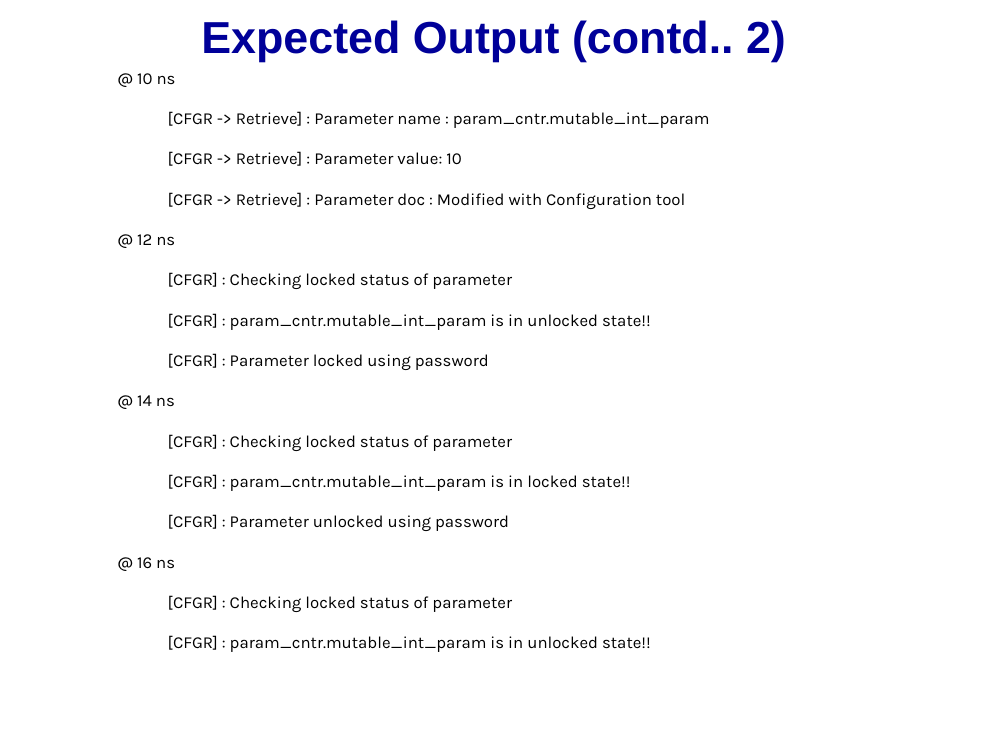
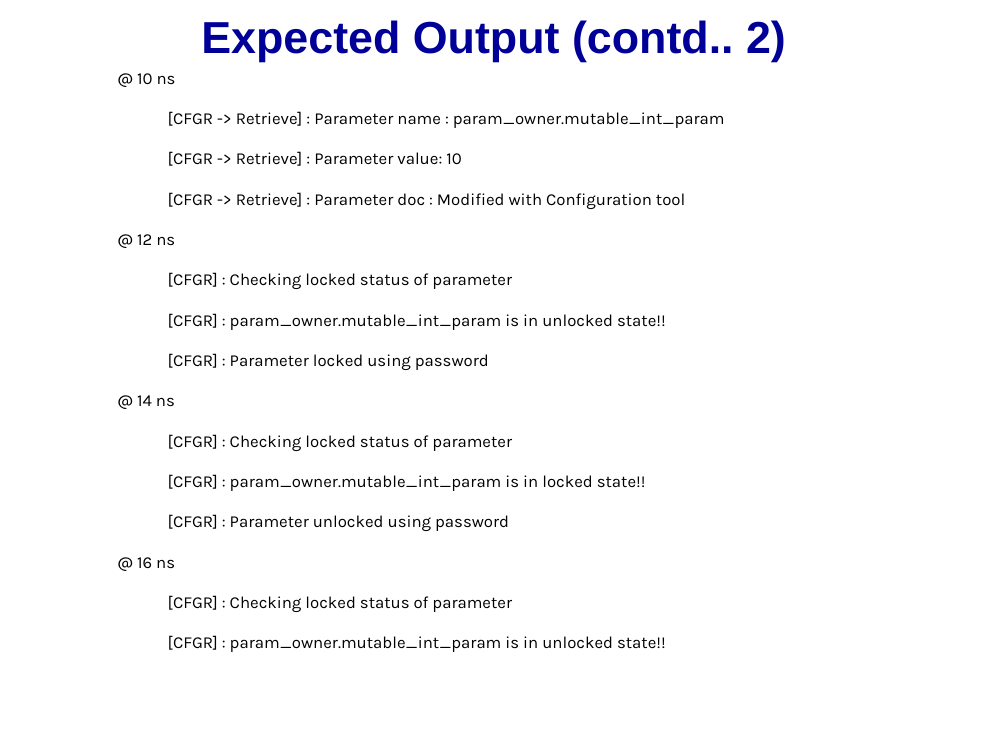
Before and after one commit to accellera-official/cci, a slide deck: slide 13 of examples/ex7_Parameter_Information/docs/ex7_Parameter_Information.ppt (slide 12 before the commit). Drawn at 1008x756 pixels with LibreOffice and Linux fonts; fonts in the diff are those of the drawing; background and template pictures are left out. Boxes give left, top, right and bottom in pixels: in the first picture for what was removed or moved away, otherwise in the second. Text is boxed around its words. In the diff, an @@ line names an element or a change of style, - is before the commit and + after.

Commit message:
Updated example#7 : Assigned initial value to the cci-parameter from within the 'sc_main' before the instantiation of the SC_MODULE(s); Re-arranged code a bit;  Read (local) README.txt for further details

```diff
--- a/examples/ex7_Parameter_Information/docs/ex7_Parameter_Information.ppt
+++ b/examples/ex7_Parameter_Information/docs/ex7_Parameter_Information.ppt
@@ text at (168, 111, 725, 128): text changed @@
-[CFGR -> Retrieve] : Parameter name : param_cntr.mutable_int_param
+[CFGR -> Retrieve] : Parameter name : param_owner.mutable_int_param
@@ text at (168, 313, 666, 330): text changed @@
-[CFGR] : param_cntr.mutable_int_param is in unlocked state!!
+[CFGR] : param_owner.mutable_int_param is in unlocked state!!
@@ text at (168, 474, 646, 491): text changed @@
-[CFGR] : param_cntr.mutable_int_param is in locked state!!
+[CFGR] : param_owner.mutable_int_param is in locked state!!
@@ text at (168, 635, 666, 652): text changed @@
-[CFGR] : param_cntr.mutable_int_param is in unlocked state!!
+[CFGR] : param_owner.mutable_int_param is in unlocked state!!
```
Also in this commit, not shown: 12 other slides changed, 1 slide added, 5 other files.
